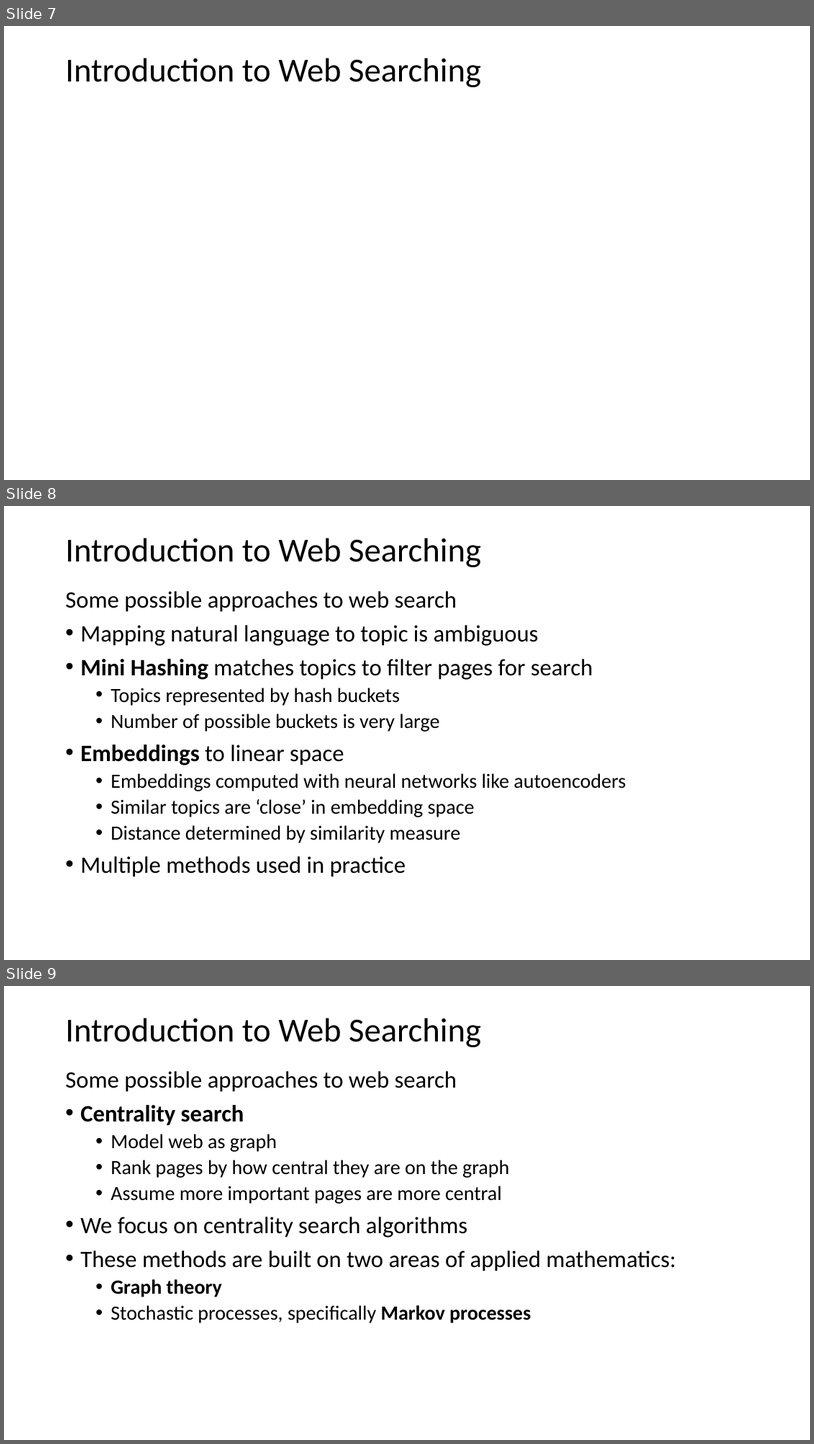
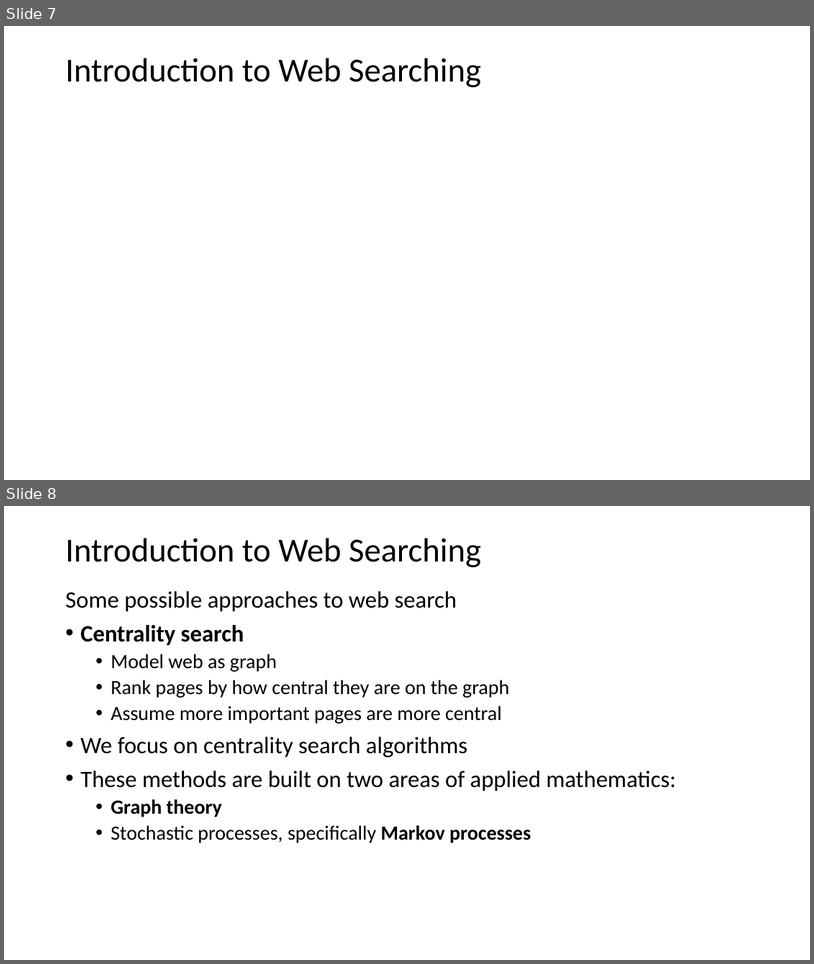
Before and after one commit to harelgabainew/school1, a slide deck: slides/7_DocumentWebSearching.pptx. Shown one above the other, each under a label of ours: slides 7, 8 and 9 before the commit, slides 7 and 8 after it. The pictures are 814x1444 and 814x964 pixels, drawn with LibreOffice and Linux fonts; fonts in the diff are those of the drawing; grey boxes stand for pictures. Boxes give left, top, right and bottom in pixels: in the first picture for what was removed or moved away, otherwise in the second. Text is boxed around its words. In the diff, an @@ line names an element or a change of style, - is before the commit and + after.

```diff
--- a/slides/7_DocumentWebSearching.pptx
+++ b/slides/7_DocumentWebSearching.pptx
@@ slide 8 removed at (4, 506, 810, 960), background #FFFFFF @@
@@ title removed at (65, 538, 481, 567) @@
-Introduction to Web Searching
@@ text removed at (65, 591, 626, 877) @@
-Some possible approaches to web search
-• Mapping natural language to topic is ambiguous
-• Mini Hashing matches topics to filter pages for search
-  • Topics represented by hash buckets
-  • Number of possible buckets is very large
-• Embeddings to linear space
-  • Embeddings computed with neural networks like autoencoders
-  • Similar topics are ‘close’ in embedding space
-  • Distance determined by similarity measure
-• Multiple methods used in practice
@@ what was slide 9 is now slide 8 @@
```
Also in this commit, not shown: 2 slides changed.
